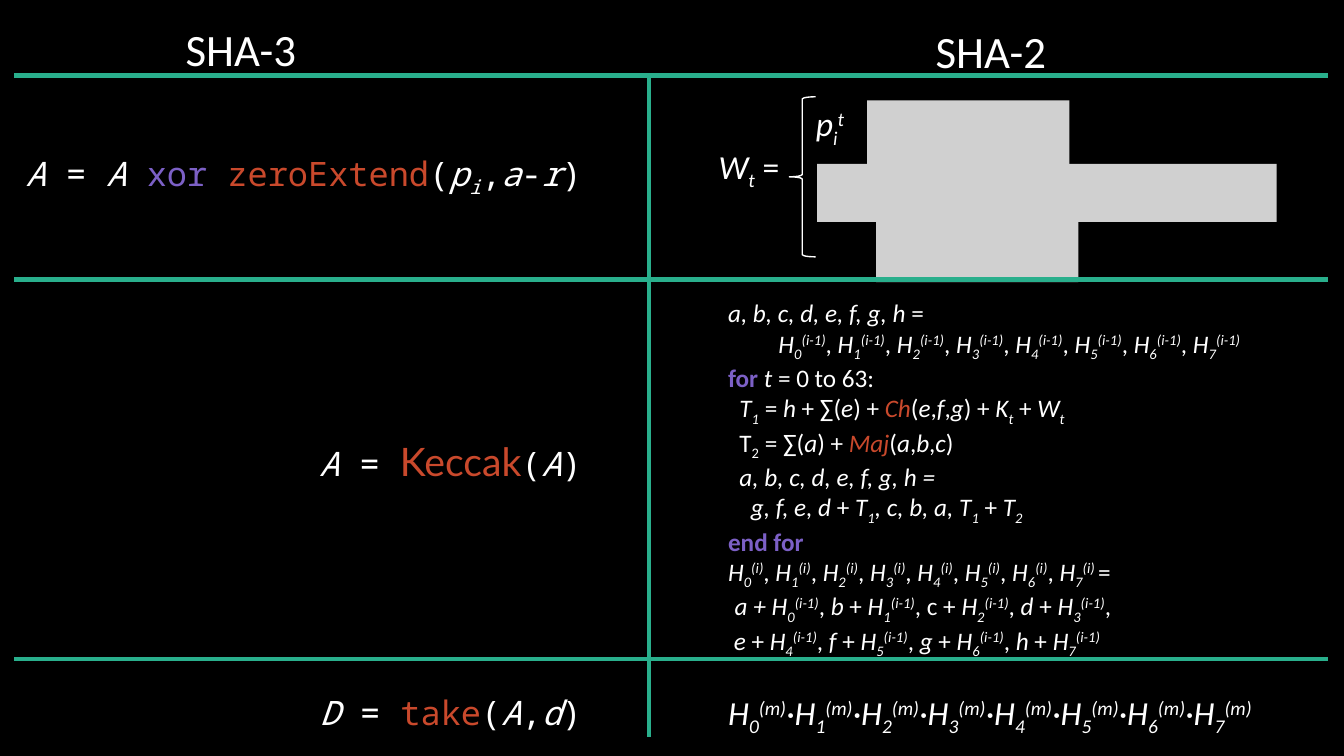
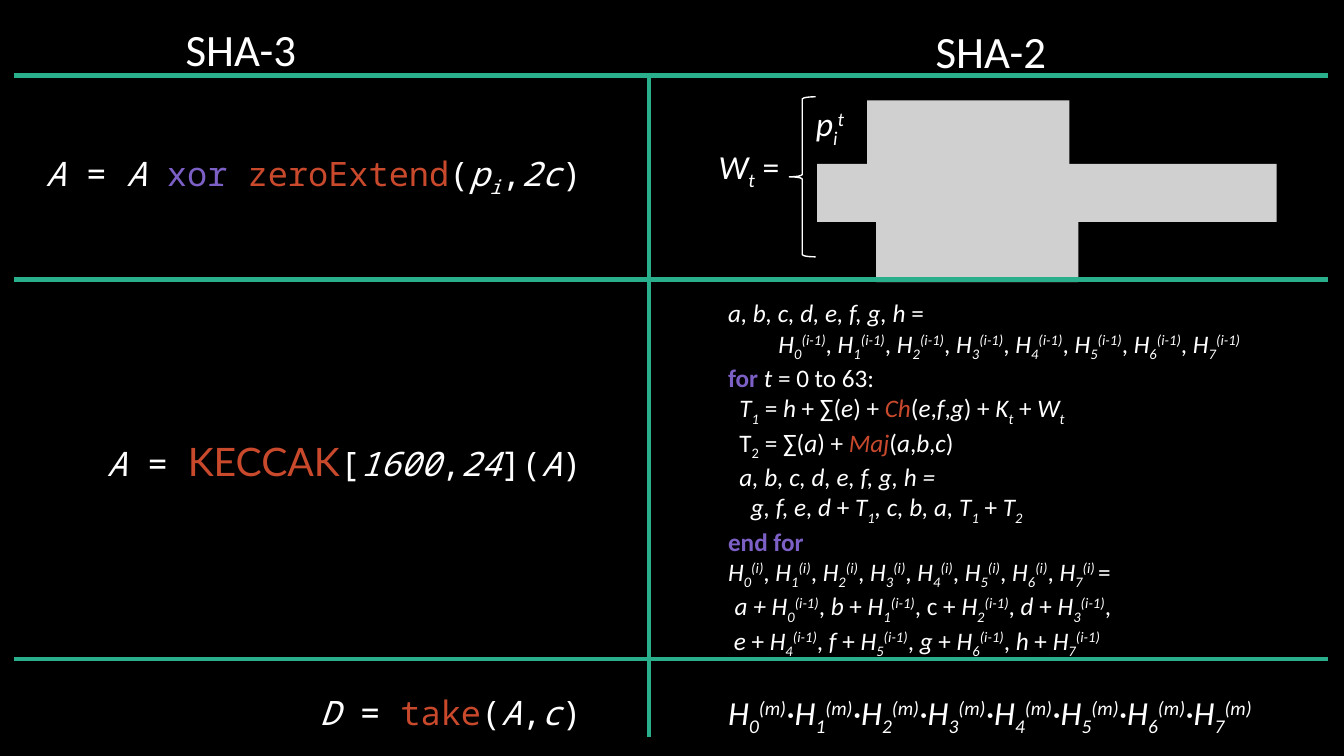
Before and after one commit to ericmercer/sha3-verification, a slide deck: slide 8 of presentation/SPIN2022.pptx. Drawn at 1344x756 pixels with LibreOffice and Linux fonts; fonts in the diff are those of the drawing; grey boxes stand for pictures. Boxes give left, top, right and bottom in pixels: in the first picture for what was removed or moved away, otherwise in the second. Text is boxed around its words. In the diff, an @@ line names an element or a change of style, - is before the commit and + after.

```diff
--- a/presentation/SPIN2022.pptx
+++ b/presentation/SPIN2022.pptx
@@ text at bbox=[46, 160, 561, 194]: text changed @@
-A = A xor zeroExtend(pi,a-r)
+A = A xor zeroExtend(pi,2c)
@@ text at bbox=[107, 447, 562, 477]: text changed; size 28 to 24 pt; font Lato to Noto Sans Mono; text colour #C9492C to #FFFFFF @@
-A = Keccak(A)
+A = KECCAK[1600,24](A)
@@ text at bbox=[320, 699, 562, 731]: text changed @@
-D = take(A,d)
+D = take(A,c)
```
Also in this commit, not shown: 9 other slides changed.
